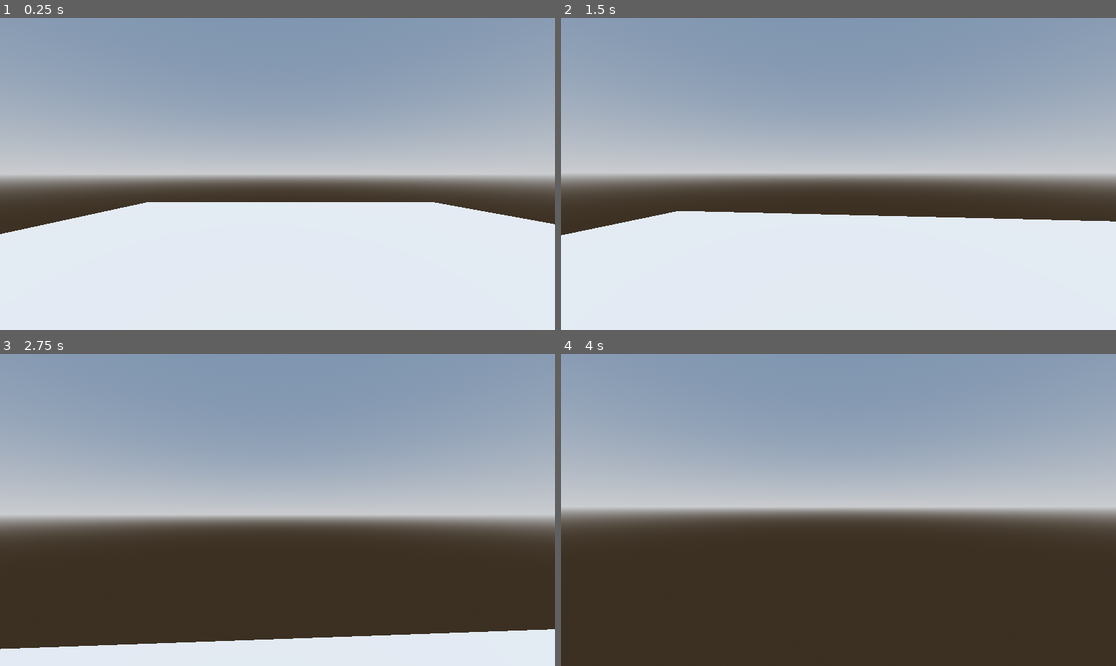
Above: before the commit, frames 1-4 (two rows, left to right).
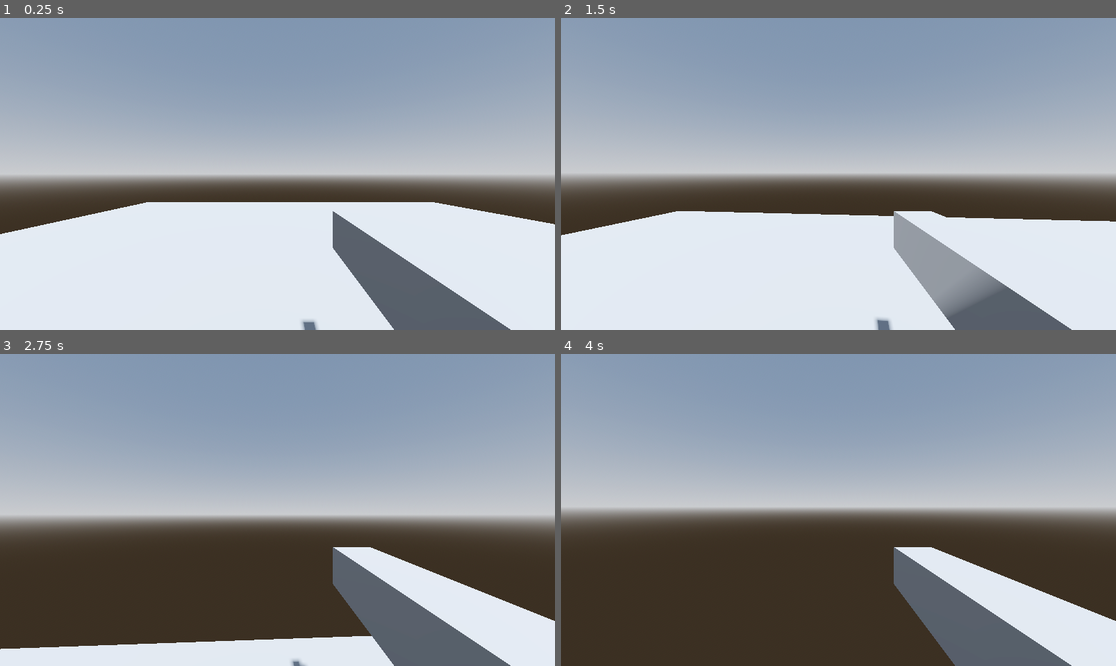
Above: after the commit, the same moments.

Repository: EnderiousGaming/R0-0TRoguelike
Game: Godot game, scene res://scenes/world.tscn
Two runs of this game, one before a commit and one after it. Both use one fixed random seed, a clock stepped at 60 frames per second and the inputs below.
Inputs (mouse positions are in pixels of both pictures, inside the frame that each line leads up to):
- Up to frame 1 (0.25 s): no input
- Up to frame 2 (1.5 s): tap Enter (ui_accept) at 0.5, 0.77 s; move the mouse to (866, 174) at 0.52 s; hold Up (ui_up) from 0.53 s (still down); click (866, 174) at 0.6 s; move the mouse to (810, 174) at 1.27 s; click (810, 174) at 1.35 s
- Up to frame 3 (2.75 s): keep holding Up (ui_up); tap Enter (ui_accept) at 1.52 s; move the mouse to (288, 503) at 2.02 s; click (288, 503) at 2.1 s
- Up to frame 4 (4 s): keep holding Up (ui_up); move the mouse to (832, 516) at 2.77 s; click (832, 516) at 2.85 s; tap Enter (ui_accept) at 3.02, 3.5, 3.77 s; move the mouse to (877, 513) at 3.52 s; click (877, 513) at 3.6 s

The runs differ from the first frame. In frame 1, 4.8% of the frame differs, in the area x 54-92%, y 61-100%; in frame 2, 4.9%; in frame 3, 8.5%; in frame 4, 9.8%, in the area x 59-100%, y 61-100%.

Commit message:
Added blaster to 1st person camera

Diff:
--- a/project.godot
+++ b/project.godot
@@ -49,6 +49,11 @@
 , Object(InputEventKey,"resource_local_to_scene":false,"resource_name":"","device":-1,"window_id":0,"alt_pressed":false …(183 unchanged characters)…
 ]
 }
+shoot={
+"deadzone": 0.2,
+"events": [Object(InputEventMouseButton,"resource_local_to_scene":false,"resource_name":"","device":-1,"window_id":0,"alt_pressed":false,"shift_pressed":false,"ctrl_pressed":false,"meta_pressed":false,"button_mask":0,"position":Vector2(0, 0),"global_position":Vector2(0, 0),"factor":1.0,"button_index":1,"canceled":false,"pressed":false,"double_click":false,"script":null)
+]
+}
 
 [physics]
 
--- a/scenes/player.gd
+++ b/scenes/player.gd
@@ -8,23 +8,18 @@
 @export var mouse_sensitivity := 0.002
 @onready var head = $Head
 
+# --- WEAPON VARIABLES ---
+@onready var aim_raycast = $Head/Camera3D/RayCast3D
+
 func _ready():
-	# Lock the mouse to the center of the game window
 	Input.set_mouse_mode(Input.MOUSE_MODE_CAPTURED)
 
 func _unhandled_input(event):
-	# Listen for mouse movement
 	if event is InputEventMouseMotion:
-		# 1ST PERSON MAGIC: Rotate the WHOLE BODY left and right (Y axis)
 		rotate_y(-event.relative.x * mouse_sensitivity)
-
-		# Rotate ONLY THE HEAD up and down (X axis)
 		head.rotate_x(-event.relative.y * mouse_sensitivity)
-
-		# Clamp the head so you can't break your neck looking too far up/down
 		head.rotation.x = clamp(head.rotation.x, deg_to_rad(-89), deg_to_rad(89))
 
-	# Press ESC to get your mouse back
 	if event.is_action_pressed("ui_cancel"):
 		Input.set_mouse_mode(Input.MOUSE_MODE_VISIBLE)
 
@@ -37,10 +32,12 @@
 	if Input.is_action_just_pressed("ui_accept") and is_on_floor():
 		velocity.y = JUMP_VELOCITY
 
+	# --- SHOOTING LOGIC ---
+	if Input.is_action_just_pressed("shoot"):
+		fire_weapon()
+
 	# Get WASD input
 	var input_dir = Input.get_vector("ui_left", "ui_right", "ui_up", "ui_down")
-
-	# THE MAGIC: Move relative to where the BODY is facing!
 	var direction = (transform.basis * Vector3(input_dir.x, 0, input_dir.y)).normalized()
 
 	if direction:
@@ -51,3 +48,11 @@
 		velocity.z = move_toward(velocity.z, 0, SPEED)
 
 	move_and_slide()
+
+# Custom function to handle what happens when we pull the trigger
+func fire_weapon():
+	if aim_raycast.is_colliding():
+		var target = aim_raycast.get_collider()
+		print("PEW! You hit: ", target.name)
+	else:
+		print("PEW! You missed.")
--- a/scenes/player.tscn
+++ b/scenes/player.tscn
@@ -5,6 +5,8 @@
 [sub_resource type="CapsuleShape3D" id="CapsuleShape3D_g2els"]
 
 [sub_resource type="CapsuleMesh" id="CapsuleMesh_qhqgy"]
+
+[sub_resource type="BoxMesh" id="BoxMesh_3vyb7"]
 
 [node name="Player" type="CharacterBody3D" unique_id=665301636]
 script = ExtResource("1_3vyb7")
@@ -20,3 +22,10 @@
 transform = Transform3D(1, 0, 0, 0, 1, 0, 0, 0, 1, 0, 0.971586, 0)
 
 [node name="Camera3D" type="Camera3D" parent="Head" unique_id=1523302460]
+
+[node name="BlasterMesh" type="MeshInstance3D" parent="Head/Camera3D" unique_id=978324385]
+transform = Transform3D(0.2, 0, 0, 0, 0.2, 0, 0, 0, 1, 0.4, -0.3, -0.6)
+mesh = SubResource("BoxMesh_3vyb7")
+
+[node name="RayCast3D" type="RayCast3D" parent="Head/Camera3D" unique_id=1732086380]
+target_position = Vector3(0, 0, -50)
